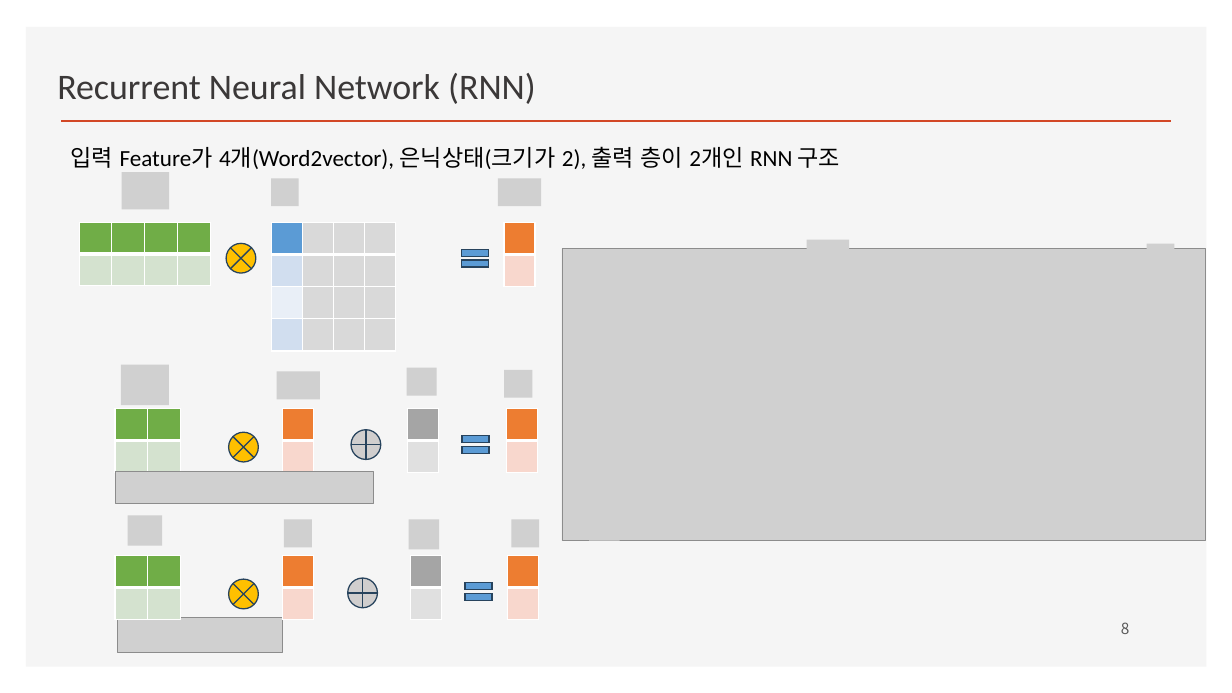
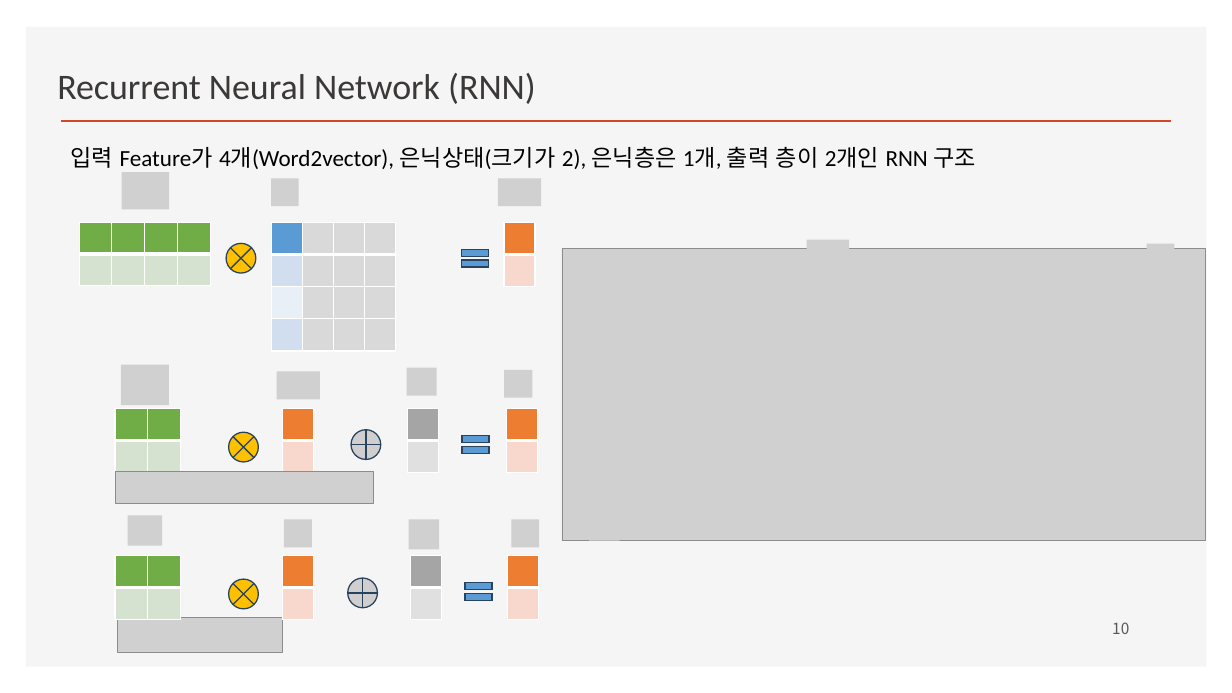
Before and after one commit to ancestor9/2026_Fall_Deep-Learning-with-Python, a slide deck: slide 10 of RNN/RNN.pptx (slide 8 before the commit). Drawn at 1232x693 pixels with LibreOffice and Linux fonts; fonts in the diff are those of the drawing; grey boxes stand for pictures; background and template pictures are left out. Boxes give left, top, right and bottom in pixels: in the first picture for what was removed or moved away, otherwise in the second. Text is boxed around its words. In the diff, an @@ line names an element or a change of style, - is before the commit and + after.

```diff
--- a/RNN/RNN.pptx
+++ b/RNN/RNN.pptx
@@ text at (71, 146, 976, 169): text changed @@
-입력 Feature가 4개(Word2vector), 은닉상태(크기가 2), 출력 층이 2개인 RNN 구조
+입력 Feature가 4개(Word2vector), 은닉상태(크기가 2), 은닉층은 1개, 출력 층이 2개인 RNN 구조
@@ page number at (1112, 622, 1129, 634): text changed @@
-8
+10
```
Also in this commit, not shown: 2 other slides changed, 3 slides added.
